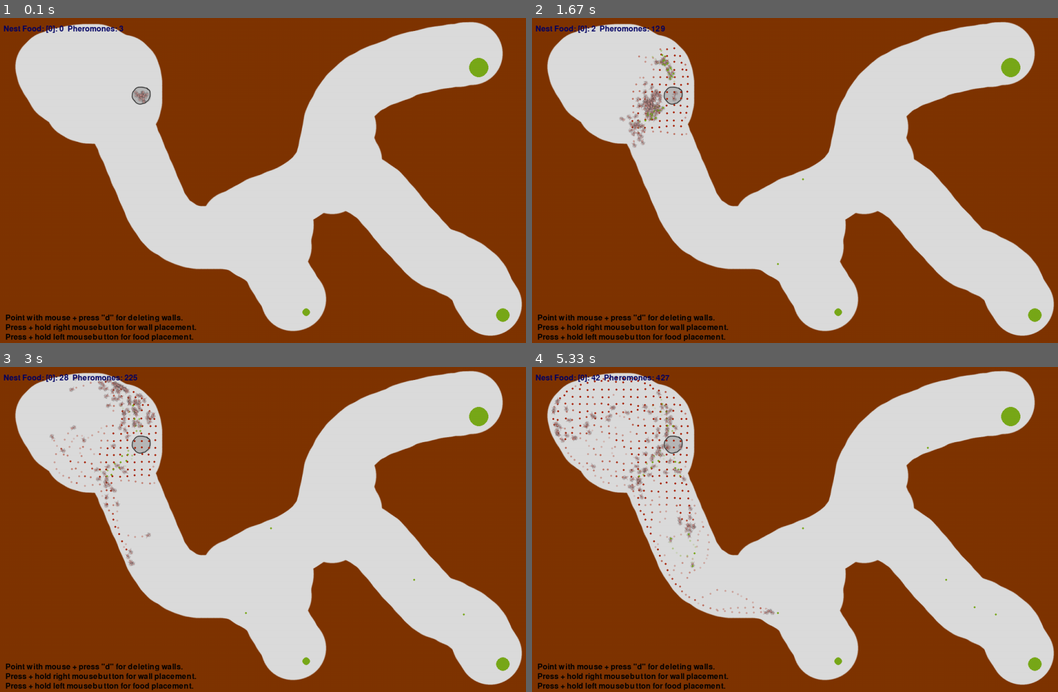
Above: before the commit, frames 1-4 (two rows, left to right).
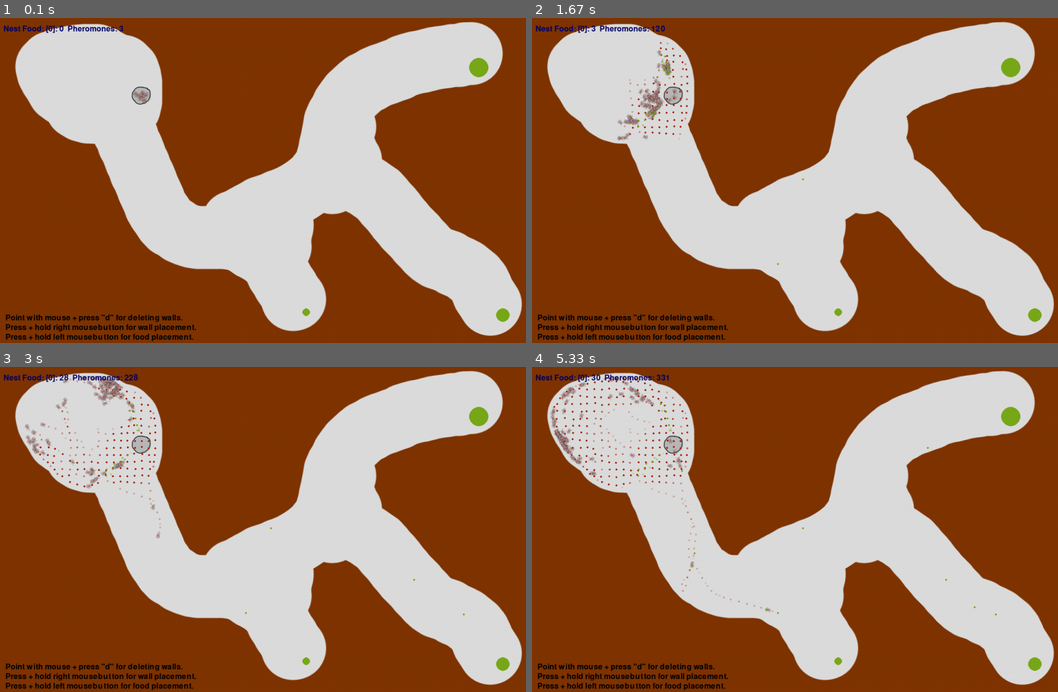
Above: after the commit, the same moments.

Repository: wschopohl/fuh-ants
Game: pygame game, started from Wieland/MainAntSimulation.py
Same seed, same stepped clock (60 frames per second), same inputs: the game is played once before the commit and once after it.
Inputs (mouse positions are in pixels of both pictures, inside the frame that each line leads up to):
- Up to frame 1 (0.1 s): no input
- Up to frame 2 (1.67 s): click (805, 180) at 0.38 s; click (631, 128) at 0.72 s; click (658, 57) at 1.05 s; click (779, 265) at 1.42 s
- Up to frame 3 (3 s): click (415, 578) at 1.92 s; click (462, 614) at 2.25 s; click (389, 471) at 2.75 s
- Up to frame 4 (5.33 s): click (926, 448) at 3.32 s; click (679, 471) at 3.65 s; click (631, 649) at 4.08 s; click (695, 552) at 4.48 s; click (973, 607) at 5.15 s

The runs differ from the first frame. In frame 1, less than 0.1% of the frame differs, in the area x 25-28%, y 22-27%; in frame 2, 0.9%; in frame 3, 1.7%; in frame 4, 2.4%, in the area x 3-47%, y 2-77%.

Commit message:
numpy_pixel_fein

Diff:
--- a/Wieland/Ant.py
+++ b/Wieland/Ant.py
@@ -29,8 +29,8 @@
         self.pheromone_intensity -= (Config.PheromoneDecay * Config.PheromoneDistanceReduce)
         self.step += 1
         self.position = (self.position[0] + self.dx, self.position[1] + self.dy)
-        # self.randomChangeDirection_unmodified()
-        self.randomChangeDirection()
+        self.randomChangeDirection_unmodified()
+        #self.randomChangeDirection()
         self.dropPheromone()
 
     def turnaround(self):
@@ -141,7 +141,7 @@
                 if dfood <= Config.AntSenseRadius + Config.NestSize:
                     return fast_angle(self.position[0] - foodcluster.position[0], self.position[1] - foodcluster.position[1])
         if Config.UseNumpy:
-            self.nest.world.pheromoneMap.numpy_sensor(self.position,self.direction,pheromone_type.value)
+            return self.nest.world.pheromoneMap.numpy_sensor(self.position,self.direction,pheromone_type.value)
 
         near_pheromones = self.nest.world.pheromoneMap.getNearby(self.position, Config.AntSenseRadius, pheromone_type.value)
 
--- a/Wieland/PheromoneMap.py
+++ b/Wieland/PheromoneMap.py
@@ -2,6 +2,7 @@
 import math
 from Pheromone import Type
 import numpy as np
+
 
 class PheromoneMap:
     def __init__(self, world):
@@ -9,15 +10,20 @@
         self.width = math.ceil(world.width / Config.PheromoneMapTileSize)
         self.height = math.ceil(world.height / Config.PheromoneMapTileSize)
         self.map = [[ [None for row in range(self.width)] for col in range(self.height)] for type in range(2)]
+        self.radius = 90
         if Config.UseNumpy:
 
             self.phero_map = np.zeros((world.width,world.height,2))
-            self.sens_weight = np.zeros((2*Config.AntSenseRadius+1,2*Config.AntSenseRadius+1,2))
+            self.sens_weight = np.zeros((2*self.radius+1,2*self.radius+1,2))
             #self.sens
             for x in range(self.sens_weight.shape[0]):
                 for y in range(self.sens_weight.shape[1]):
-                    self.sens_weight[x,y,0] = ((x-Config.AntSenseRadius)**2+(y-Config.AntSenseRadius)**2)**0.5/Config.AntSenseRadius
-                    self.sens_weight[x,y,1] = np.arctan2((y-Config.AntSenseRadius),(x-Config.AntSenseRadius))/np.pi*180
+                    if x==y==self.radius:
+                        self.sens_weight[x,y,0] = 1
+                        self.sens_weight[x,y,1] = 0
+                    else:
+                        self.sens_weight[x,y,0] = 1/((self.radius-x)**2+(y-self.radius)**2)**0.5
+                        self.sens_weight[x,y,1] = np.arctan2(-(y-self.radius),(x-self.radius))/np.pi*180
 
             # sensor_res = 36
             # self.sens_mask = np.zeros((2*Config.AntSenseRadius+1,2*Config.AntSenseRadius+1,sensor_res))
@@ -55,8 +61,8 @@
         self.map[pheromone.type][y][x] = None
     def update(self):
         if Config.UseNumpy:
-            self.phero_map -= Config.PheromoneDecay
-            self.phero_map.clip(min=0)
+            self.phero_map -= Config.PheromoneDecay/10
+            self.phero_map = self.phero_map.clip(min=0)
 
 
     def adjustPheromone(self, existing_pheromone, new_pheromone):
@@ -89,8 +95,52 @@
 
     def numpy_sensor(self,position,old_angle,type):
         #numpy
-        radius = Config.AntSenseRadius
+        radius = self.radius#Config.AntSenseRadius
         x,y = position
+        x = math.floor(x)
+        y = math.floor(y)
+        mx = max(math.floor(x-radius),0)
+        px = min(self.world.width,x+radius+1)
+        my = max(math.floor(y-radius),0)
+        py = min(self.world.height,y+radius+1)
+        vow = self.phero_map[mx:px,my:py,type]
+        if len(np.where(vow!=0)[0]) == 0:
+            return None
 
-        vow = self.phero_map[math.floor(x-radius):math.floor(x+radius),math.floor(y-radius):math.floor(y+radius),type]
-        self.sens_weight[0]*self.sens_weight[1]
+        mx2 = radius+mx-x
+        px2 = radius+px-x
+        my2 = radius+my-y
+        py2 = radius+py-y
+
+        #s1 = np.array(self.sens_weight[max(0,radius-x):min(self.world.width-x,radius)+radius+1,max(0,radius-y):min(self.world.height-y,radius)+radius+1,0])
+        #s2 = np.array(self.sens_weight[max(0,radius-x):min(self.world.width-x,radius)+radius+1,max(0,radius-y):min(self.world.height-y,radius)+radius+1,1])
+        s1 = np.array(self.sens_weight[mx2:px2,my2:py2,0])
+        s2 = np.array(self.sens_weight[mx2:px2,my2:py2,1])
+        s2[:,:] = (s2[:,:]-old_angle)%360
+        s2 = np.where(s2<180,s2,s2-360)
+        s2 = np.where(s2>-70,s2,-70)
+        s2 = np.where(s2<70,s2,70)
+        #s2 = s2.clip(-70,70)
+        s2[:,:] = (70-abs(s2[:,:]))/70
+        # s2[:,:] = [x if x<180 else x-360 for x in s2]
+
+        # if old_angle<180:
+        #     s2[:,:] = s2[:,:]-old_angle
+        #     s2 = s2.clip(-70,70)
+        # else:
+        #     s2[:,:] = s2[:,:]-old_angle-360
+        #     s2 = s2.clip(-70,70)
+        #center of mass
+        weights = vow[:,:]*s1[:,:]*s2[:,:]
+        if len(np.where(weights!=0)[0])== 0:
+            return None
+        #weights = s2
+        #mask_nonzero = weights[np.nonzero(weights[:,:])]
+        total_weight = np.sum(weights[:,:])
+
+        x = np.sum(np.array([(i-radius+mx2)*np.sum(weights[i,:]) for i in range(weights.shape[0])]))/total_weight
+        y = np.sum(np.array([(i-radius+my2)*np.sum(weights[:,i]) for i in range(weights.shape[1])]))/total_weight
+
+        #new_direction = np.average(mask_nonzero[:,:],axis=None, weights=np.sum(mask_nonzero[:,0]))
+        #print(np.arctan2(new_direction[1]-radius+my2,new_direction[0]-radius+mx2)/np.pi*180)
+        return np.arctan2(-y,x)/np.pi*180
